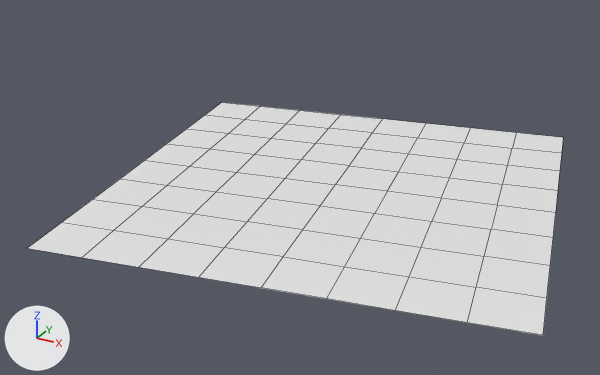
Before and after pictures for a commit that changed the Blender file 2019_2020/taos_gorge/taos_gorge.blend.
One viewpoint serves both versions: a 50 mm camera at (1.42, -3.44, 1.56) aimed at (-0.28, -0.35, 0.02). Lighting does not change. The marker at lower left points along +X, +Y and +Z. Mesh edges are drawn as thin lines. Materials are left out; every surface is plain grey.
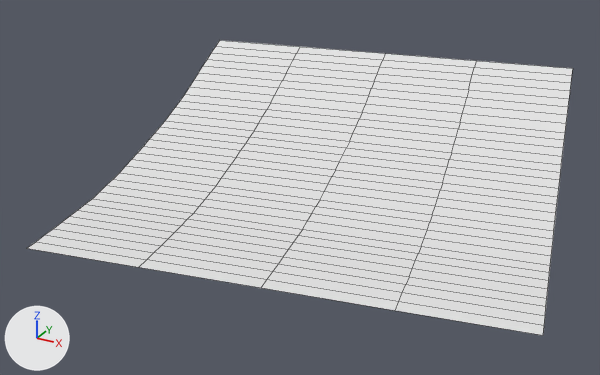
The change in detail:
me_plane is used by ob_plane; location (-0.17, -0.205, 0.0); rotation (0.0, 0.0, 0.189), in degrees (0, 0, 11).
me_plane had 9 vertices, 4 faces and spanned x -1.0..1.0, y -1.0..1.0, z 0.0.
me_plane now has 18 vertices, 8 faces and spans x -1.0..1.0, y -1.0..1.0, z 0.0..0.38.
Part 1, on me_plane:
7 vertices are removed from x -1.0..1.0, y -1.0..1.0, z 0.0.
4 faces are deleted.
8 vertices are added at x -1.0, y -0.75..1.0, z 0.0..0.38.
8 new vertices lie (2.0, 0.0, 0.0) away from vertices in x -1.0, y -0.75..1.0, z 0.0..0.38.
8 new faces join them.

Boxes (x1, y1, x2, y2) around the edits, measured in the pictures (600 x 375 px):
'Plane', reshaped (26% taller): before (27, 102, 563, 335); after (27, 40, 573, 335)
